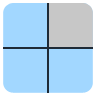
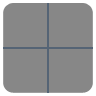
Two versions of the same layered image (96px x 96px). Layer-by-layer changes:
painted on "Layer 9" over bbox(3, 3, 93, 93)
showed "Shape 1 copy" over bbox(3, 3, 93, 93)
hid "Shape 1 copy 2", painted on it over bbox(48, 3, 93, 48)
hid "Shape 1", painted on it over bbox(3, 3, 93, 93)
